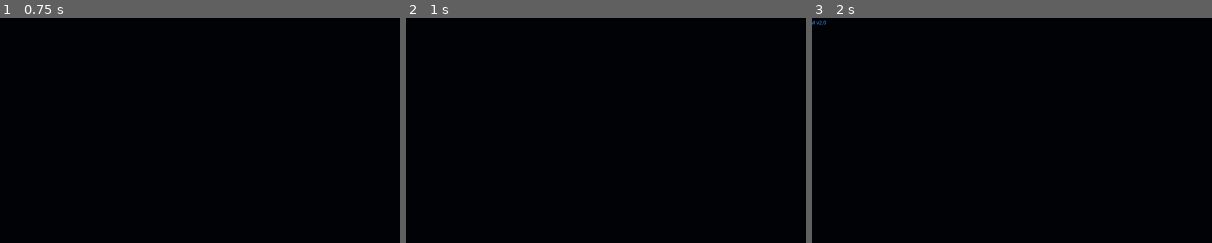
Above: before the commit, frames 1-3 (left to right).
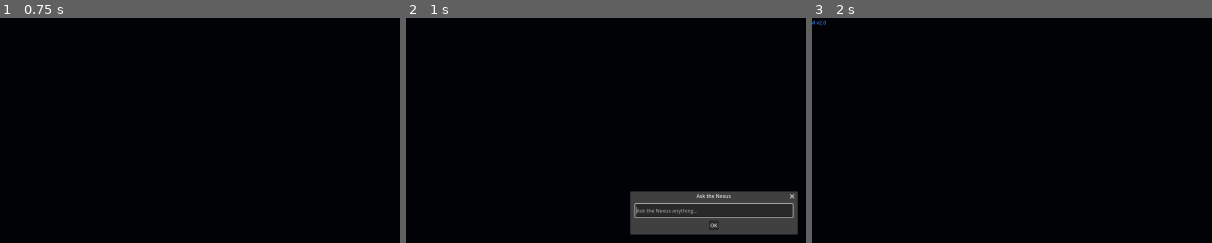
Above: after the commit, the same moments.

Repository: digitalghost404/obsidian-nexus
Game: Godot game, scene res://boot_sequence.tscn
The game is run twice, just before and just after one commit, with the same random seed, the same clock (stepped at 60 frames per second) and the same inputs. Sound files missing from this copy of the repository are replaced by a short silence.
Inputs (mouse positions are % of the whole screen's width and height, from its top left):
- Up to frame 1 (0.75 s): tap Enter at 0.5 s; move the mouse to (72, 45) at 0.52 s; hold D from 0.53 s (still down); tap V at 0.6 s; click (72, 45) at 0.67 s
- Up to frame 2 (1 s): keep holding D; tap N at 0.8 s
- Up to frame 3 (2 s): release D at 1.25 s; click (50, 52) at 1.25 s, where only the run after the commit has a clickable "OK"
The pictures show only the part of the screen within x 12-62%, y 6-56%; the shares and areas given below are measured in that part.

Frame 1 is identical in both runs. In frame 2, 8.2% of the frame differs, in the area x 56-98%, y 76-97%; in frame 3, nothing differs.

Commit message:
feat(ai): add NexusAI core autoload — state machine, voice pipeline, text fallback
Co-Authored-By: Claude Sonnet 4.6 <noreply@anthropic.com>

Diff:
--- /dev/null
+++ b/autoloads/nexus_ai.gd
@@ -0,0 +1,459 @@
+extends Node
+
+## NexusAI — central AI orchestration singleton
+## Wires together: mic → whisper → prompt_builder → ollama → response_parser → kokoro
+## State machine: IDLE → LISTENING → TRANSCRIBING → THINKING → SPEAKING → IDLE
+
+# ─── State Machine ───────────────────────────────────────────────
+
+enum State { IDLE, LISTENING, TRANSCRIBING, THINKING, SPEAKING }
+
+var current_state: State = State.IDLE
+
+# ─── Signals (spec section 3) ───────────────────────────────────
+
+signal voice_recording_started()
+signal voice_recording_stopped(audio_data: PackedByteArray)
+signal transcription_received(text: String)
+signal response_streaming(chunk: String)
+signal response_complete(full_text: String, referenced_notes: Array)
+signal ai_speaking_started()
+signal ai_speaking_finished()
+signal ai_observation(text: String)
+signal navigation_command(target_note_id: String, action: String)
+signal state_changed(new_state: State)
+
+# ─── Components ──────────────────────────────────────────────────
+
+var whisper_client: WhisperClient
+var ollama_client: OllamaClient
+var kokoro_client: KokoroClient
+var mic_recorder: MicRecorder
+var prompt_builder: PromptBuilder
+var response_parser: ResponseParser
+
+# ─── Mic Input ───────────────────────────────────────────────────
+
+var _mic_player: AudioStreamPlayer  # Plays AudioStreamMicrophone to feed MicCapture bus
+
+# ─── Conversation History ────────────────────────────────────────
+
+var _conversation_history: Array = []  # Array of {"role": String, "content": String}
+
+# ─── Observation Timer ───────────────────────────────────────────
+
+var _observation_timer: Timer
+var _observations_enabled: bool = true
+var _observation_categories: Array[String] = ["orphans", "hubs", "broken_links", "tag_gaps"]
+var _observation_index: int = 0
+
+# ─── Text Input ──────────────────────────────────────────────────
+
+var _text_input_active: bool = false
+
+# ─── Service Status ──────────────────────────────────────────────
+
+var whisper_online: bool = false
+var ollama_online: bool = false
+var kokoro_online: bool = false
+
+signal services_checked(whisper: bool, ollama: bool, kokoro: bool)
+
+func _ready() -> void:
+	# Create component instances as child nodes
+	whisper_client = WhisperClient.new()
+	whisper_client.name = "WhisperClient"
+	add_child(whisper_client)
+
+	ollama_client = OllamaClient.new()
+	ollama_client.name = "OllamaClient"
+	add_child(ollama_client)
+
+	kokoro_client = KokoroClient.new()
+	kokoro_client.name = "KokoroClient"
+	add_child(kokoro_client)
+
+	mic_recorder = MicRecorder.new()
+	mic_recorder.name = "MicRecorder"
+	add_child(mic_recorder)
+
+	prompt_builder = PromptBuilder.new()
+	response_parser = ResponseParser.new()
+
+	# Set up AudioStreamMicrophone → MicCapture bus
+	_mic_player = AudioStreamPlayer.new()
+	_mic_player.name = "MicInput"
+	_mic_player.stream = AudioStreamMicrophone.new()
+	_mic_player.bus = "MicCapture"
+	add_child(_mic_player)
+	_mic_player.play()  # Start streaming mic input to the capture bus
+
+	# Connect component signals
+	whisper_client.transcription_complete.connect(_on_transcription_complete)
+	whisper_client.transcription_error.connect(_on_transcription_error)
+
+	ollama_client.chunk_received.connect(_on_ollama_chunk)
+	ollama_client.generation_complete.connect(_on_ollama_complete)
+	ollama_client.generation_error.connect(_on_ollama_error)
+
+	kokoro_client.speech_started.connect(_on_speech_started)
+	kokoro_client.speech_finished.connect(_on_speech_finished)
+	kokoro_client.speech_error.connect(_on_speech_error)
+
+	mic_recorder.recording_level.connect(func(amp: float) -> void:
+		# Forward to listening indicator (connected in UI)
+		pass
+	)
+
+	# Set up observation timer
+	_observations_enabled = NexusAIConfig.get_setting("observations_enabled")
+	_observation_timer = Timer.new()
+	_observation_timer.name = "ObservationTimer"
+	_observation_timer.wait_time = NexusAIConfig.get_setting("observations_interval")
+	_observation_timer.timeout.connect(_on_observation_timer)
+	add_child(_observation_timer)
+	if _observations_enabled:
+		_observation_timer.start()
+
+	# Health check all services
+	_check_services()
+
+	print("NexusAI: initialized")
+
+func _check_services() -> void:
+	var checks_remaining: int = 3
+
+	var _finish_check: Callable = func() -> void:
+		checks_remaining -= 1
+		if checks_remaining <= 0:
+			services_checked.emit(whisper_online, ollama_online, kokoro_online)
+			var status: String = "ONLINE" if (whisper_online and ollama_online and kokoro_online) else ("DEGRADED" if (ollama_online) else "OFFLINE")
+			print("NexusAI: service status — Whisper:%s Ollama:%s Kokoro:%s → %s" % [
+				"OK" if whisper_online else "DOWN",
+				"OK" if ollama_online else "DOWN",
+				"OK" if kokoro_online else "DOWN",
+				status
+			])
+
+	whisper_client.ping(func(ok: bool) -> void:
+		whisper_online = ok
+		_finish_check.call()
+	)
+	ollama_client.ping(func(ok: bool) -> void:
+		ollama_online = ok
+		_finish_check.call()
+	)
+	kokoro_client.ping(func(ok: bool) -> void:
+		kokoro_online = ok
+		_finish_check.call()
+	)
+
+# ─── Input Handling ──────────────────────────────────────────────
+
+func _unhandled_input(event: InputEvent) -> void:
+	if event is InputEventKey:
+		# V key — hold to record voice
+		if event.keycode == KEY_V and not _text_input_active:
+			if event.pressed and not event.is_echo():
+				if current_state == State.IDLE:
+					_start_voice_input()
+			elif not event.pressed:
+				if current_state == State.LISTENING:
+					_stop_voice_input()
+
+		# N key — text input
+		elif event.keycode == KEY_N and event.pressed and not event.is_echo():
+			if current_state == State.IDLE and not _text_input_active:
+				_open_text_input()
+
+		# O key — toggle observations
+		elif event.keycode == KEY_O and event.pressed and not event.is_echo():
+			_toggle_observations()
+
+		# Escape — cancel current operation
+		elif event.keycode == KEY_ESCAPE and event.pressed:
+			if current_state == State.THINKING:
+				ollama_client.cancel()
+				_set_state(State.IDLE)
+			elif current_state == State.SPEAKING:
+				kokoro_client.stop()
+				_set_state(State.IDLE)
+
+# ─── Voice Pipeline ──────────────────────────────────────────────
+
+func _start_voice_input() -> void:
+	if not whisper_online and not ollama_online:
+		push_warning("NexusAI: cannot start voice input — services offline")
+		return
+	_set_state(State.LISTENING)
+	mic_recorder.start_recording()
+	voice_recording_started.emit()
+
+func _stop_voice_input() -> void:
+	var audio_data: PackedByteArray = mic_recorder.stop_recording()
+	voice_recording_stopped.emit(audio_data)
+
+	if audio_data.size() < 1000:
+		# Too short — probably accidental key press
+		print("NexusAI: recording too short, ignoring")
+		_set_state(State.IDLE)
+		return
+
+	if whisper_online:
+		_set_state(State.TRANSCRIBING)
+		whisper_client.transcribe(audio_data)
+	else:
+		push_warning("NexusAI: Whisper offline, cannot transcribe")
+		_set_state(State.IDLE)
+
+func _on_transcription_complete(text: String) -> void:
+	print("NexusAI: transcription = '%s'" % text)
+	transcription_received.emit(text)
+	_process_query(text)
+
+func _on_transcription_error(message: String) -> void:
+	push_warning("NexusAI: transcription error — %s" % message)
+	_set_state(State.IDLE)
+
+# ─── Text Input ──────────────────────────────────────────────────
+
+func _open_text_input() -> void:
+	_text_input_active = true
+	Input.mouse_mode = Input.MOUSE_MODE_VISIBLE
+
+	var dialog := AcceptDialog.new()
+	dialog.title = "Ask the Nexus"
+	dialog.min_size = Vector2(500, 60)
+
+	var line_edit := LineEdit.new()
+	line_edit.placeholder_text = "Ask the Nexus anything..."
+	line_edit.custom_minimum_size = Vector2(480, 30)
+	dialog.add_child(line_edit)
+
+	UIManager.add_child(dialog)
+	dialog.popup_centered(Vector2(520, 100))
+	line_edit.grab_focus()
+
+	line_edit.text_submitted.connect(func(query: String) -> void:
+		dialog.queue_free()
+		_text_input_active = false
+		Input.mouse_mode = Input.MOUSE_MODE_CAPTURED
+		if not query.strip_edges().is_empty():
+			_process_query(query.strip_edges())
+	)
+
+	dialog.canceled.connect(func() -> void:
+		dialog.queue_free()
+		_text_input_active = false
+		Input.mouse_mode = Input.MOUSE_MODE_CAPTURED
+	)
+
+# ─── Query Processing ────────────────────────────────────────────
+
+func _process_query(query: String) -> void:
+	if not ollama_online:
+		push_warning("NexusAI: Ollama offline, cannot process query")
+		_set_state(State.IDLE)
+		return
+
+	# Add user message to history
+	_conversation_history.append({"role": "user", "content": query})
+
+	# Build prompt with vault context
+	var full_prompt: String = prompt_builder.build_prompt(
+		query,
+		VaultDataBus.graph,
+		_conversation_history
+	)
+
+	# Send to Ollama
+	_set_state(State.THINKING)
+	var model: String = NexusAIConfig.get_setting("model")
+	ollama_client.generate(full_prompt, model)
+
+func _on_ollama_chunk(text: String) -> void:
+	response_streaming.emit(text)
+
+func _on_ollama_complete(full_text: String) -> void:
+	# Add assistant response to history
+	_conversation_history.append({"role": "assistant", "content": full_text})
+
+	# Parse the response for commands and references
+	var parsed: Dictionary = response_parser.parse(full_text, VaultDataBus.graph)
+	var clean_text: String = parsed["text"]
+	var referenced_notes: Array = parsed["referenced_notes"]
+	var navigate_to: String = parsed["navigate_to"]
+	var highlight_query: String = parsed["highlight_query"]
+
+	response_complete.emit(clean_text, referenced_notes)
+
+	# Execute navigation commands
+	if not navigate_to.is_empty():
+		navigation_command.emit(navigate_to, "teleport")
+	if not highlight_query.is_empty():
+		navigation_command.emit(highlight_query, "highlight")
+
+	# Pulse referenced towers
+	for note_id in referenced_notes:
+		navigation_command.emit(note_id, "pulse")
+
+	# Speak the response via TTS
+	if kokoro_online and not clean_text.is_empty():
+		# Strip [[note refs]] from speech text for cleaner audio
+		var speech_text: String = _strip_wikilinks(clean_text)
+		_set_state(State.SPEAKING)
+		kokoro_client.speak(speech_text)
+	else:
+		_set_state(State.IDLE)
+
+func _on_ollama_error(message: String) -> void:
+	push_warning("NexusAI: LLM error — %s" % message)
+	_set_state(State.IDLE)
+
+# ─── TTS Callbacks ───────────────────────────────────────────────
+
+func _on_speech_started() -> void:
+	ai_speaking_started.emit()
+
+func _on_speech_finished() -> void:
+	ai_speaking_finished.emit()
+	_set_state(State.IDLE)
+
+func _on_speech_error(message: String) -> void:
+	push_warning("NexusAI: TTS error — %s" % message)
+	_set_state(State.IDLE)
+
+# ─── Observations ────────────────────────────────────────────────
+
+func _toggle_observations() -> void:
+	_observations_enabled = not _observations_enabled
+	NexusAIConfig.set_setting("observations_enabled", _observations_enabled)
+	if _observations_enabled:
+		_observation_timer.start()
+		print("NexusAI: proactive observations ENABLED")
+	else:
+		_observation_timer.stop()
+		print("NexusAI: proactive observations DISABLED")
+
+func _on_observation_timer() -> void:
+	if current_state != State.IDLE or not ollama_online:
+		return
+
+	var category: String = _observation_categories[_observation_index % _observation_categories.size()]
+	_observation_index += 1
+
+	var observation_data: String = _gather_observation_data(category)
+	if observation_data.is_empty():
+		return
+
+	var observation_prompt: String = """SYSTEM: You are the Nexus. Generate a single short observation (1-2 sentences, max 30 words) about the following vault insight. Speak as a calm, watchful intelligence. Do not use filler words.
+
+DATA: %s
+
+OBSERVATION:""" % observation_data
+
+	# Use a separate one-shot generation for observations
+	# We can't use the main ollama_client if it's busy, so check first
+	if ollama_client.is_generating():
+		return
+
+	var model: String = NexusAIConfig.get_setting("model")
+	# Temporarily connect to capture this observation
+	var _obs_text: String = ""
+	var _obs_chunk_cb: Callable = func(chunk: String) -> void:
+		_obs_text += chunk
+	var _obs_done_cb: Callable
+
+	_obs_done_cb = func(full: String) -> void:
+		ollama_client.chunk_received.disconnect(_obs_chunk_cb)
+		ollama_client.generation_complete.disconnect(_obs_done_cb)
+		if not full.strip_edges().is_empty():
+			ai_observation.emit(full.strip_edges())
+			print("NexusAI: observation — %s" % full.strip_edges())
+
+	ollama_client.chunk_received.connect(_obs_chunk_cb)
+	ollama_client.generation_complete.connect(_obs_done_cb)
+	ollama_client.generate(observation_prompt, model)
+
+func _gather_observation_data(category: String) -> String:
+	var graph: NoteGraph = VaultDataBus.graph
+	match category:
+		"orphans":
+			var orphans: Array = []
+			for note in graph.get_all_notes():
+				if note.outgoing_links.size() == 0 and graph.get_backlinks(note.id).size() == 0:
+					orphans.append(note.title)
+			if orphans.size() == 0:
+				return ""
+			return "There are %d orphan notes with no connections. Examples: %s" % [
+				orphans.size(),
+				", ".join(orphans.slice(0, 3))
+			]
+		"hubs":
+			var hubs: Array = []  # [connection_count, title]
+			for note in graph.get_all_notes():
+				var conns: int = graph.get_connection_count(note.id)
+				if conns >= 5:
+					hubs.append([conns, note.title])
+			hubs.sort_custom(func(a: Array, b: Array) -> bool: return a[0] > b[0])
+			if hubs.size() == 0:
+				return ""
+			var top: Array = hubs.slice(0, 3)
+			var descriptions: PackedStringArray = PackedStringArray()
+			for h in top:
+				descriptions.append("%s (%d connections)" % [h[1], h[0]])
+			return "Top hub nodes: %s" % ", ".join(descriptions)
+		"broken_links":
+			var broken: Array = []
+			for note in graph.get_all_notes():
+				for link in note.outgoing_links:
+					if not graph.get_note(link):
+						broken.append("%s -> %s" % [note.title, link])
+			if broken.size() == 0:
+				return ""
+			return "Found %d broken links. Examples: %s" % [
+				broken.size(),
+				", ".join(broken.slice(0, 3))
+			]
+		"tag_gaps":
+			var tag_counts: Dictionary = {}
+			for tag in graph.get_all_tags():
+				tag_counts[tag] = graph.get_notes_by_tag(tag).size()
+			var single_use: Array = []
+			for tag in tag_counts:
+				if tag_counts[tag] == 1:
+					single_use.append(tag)
+			if single_use.size() == 0:
+				return ""
+			return "There are %d tags used only once: %s" % [
+				single_use.size(),
+				", ".join(single_use.slice(0, 5))
+			]
+	return ""
+
+# ─── State Machine ───────────────────────────────────────────────
+
+func _set_state(new_state: State) -> void:
+	if current_state == new_state:
+		return
+	var old_name: String = State.keys()[current_state]
+	var new_name: String = State.keys()[new_state]
+	current_state = new_state
+	state_changed.emit(new_state)
+	print("NexusAI: %s → %s" % [old_name, new_name])
+
+# ─── Utility ─────────────────────────────────────────────────────
+
+func _strip_wikilinks(text: String) -> String:
+	## Removes [[ and ]] from text, keeping the inner title for speech
+	var regex := RegEx.new()
+	regex.compile("\\[\\[([^\\]]+?)\\]\\]")
+	return regex.sub(text, "$1", true)
+
+func get_mic_amplitude() -> float:
+	## Returns current mic amplitude (for listening indicator visualization)
+	return 0.0  # Overridden by mic_recorder.recording_level signal in UI
+
+func get_tts_player() -> AudioStreamPlayer:
+	## Returns the TTS AudioStreamPlayer for amplitude monitoring
+	return kokoro_client.get_audio_player()
--- a/main.gd
+++ b/main.gd
@@ -19,3 +19,9 @@
 	AudioManager.set_sfx_volume("close", -10.0)
 	AudioManager.set_sfx_volume("search", -8.0)
 	AudioManager.set_sfx_volume("hub_activate", -5.0)
+
+	# Load AI SFX
+	AudioManager.load_sfx("ai_chime", "res://audio/sfx_ai_chime.ogg")
+	AudioManager.set_sfx_volume("ai_chime", -10.0)
+
+	print("NexusAI: ready — press V to speak, N to type")
--- a/project.godot
+++ b/project.godot
@@ -26,6 +26,7 @@
 UIManager="*res://autoloads/ui_manager.gd"
 AudioManager="*res://autoloads/audio_manager.gd"
 NexusAIConfig="*res://autoloads/nexus_ai_config.gd"
+NexusAI="*res://autoloads/nexus_ai.gd"
 
 [rendering]
 
